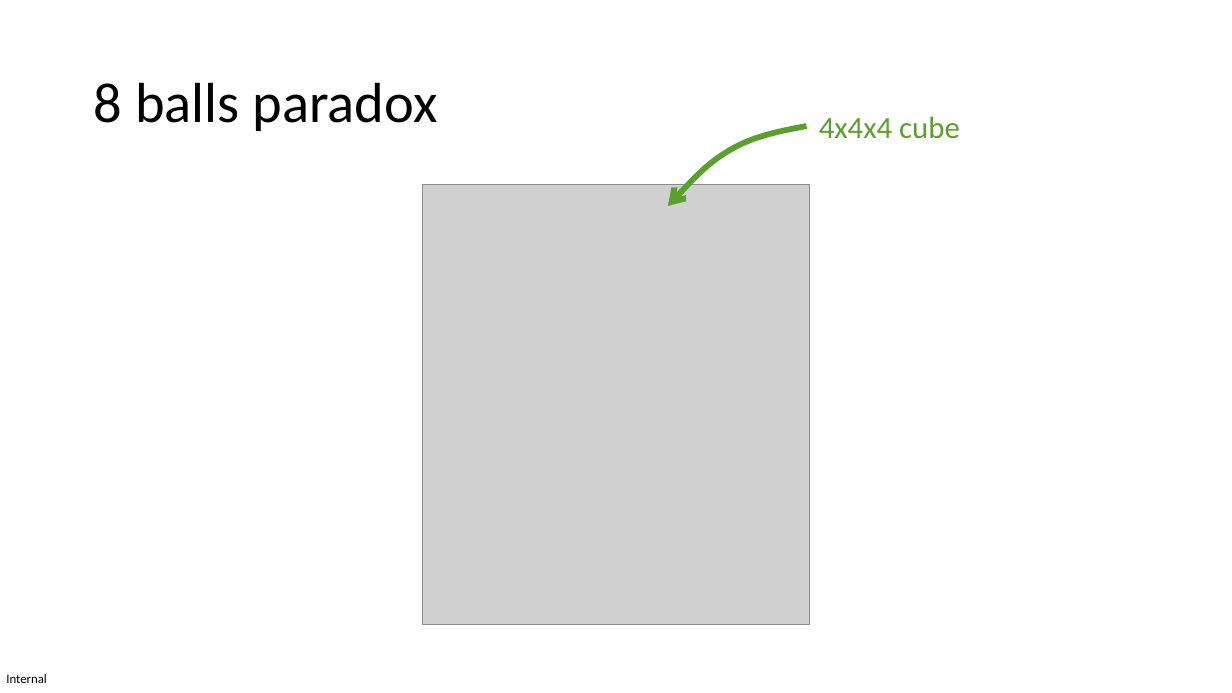
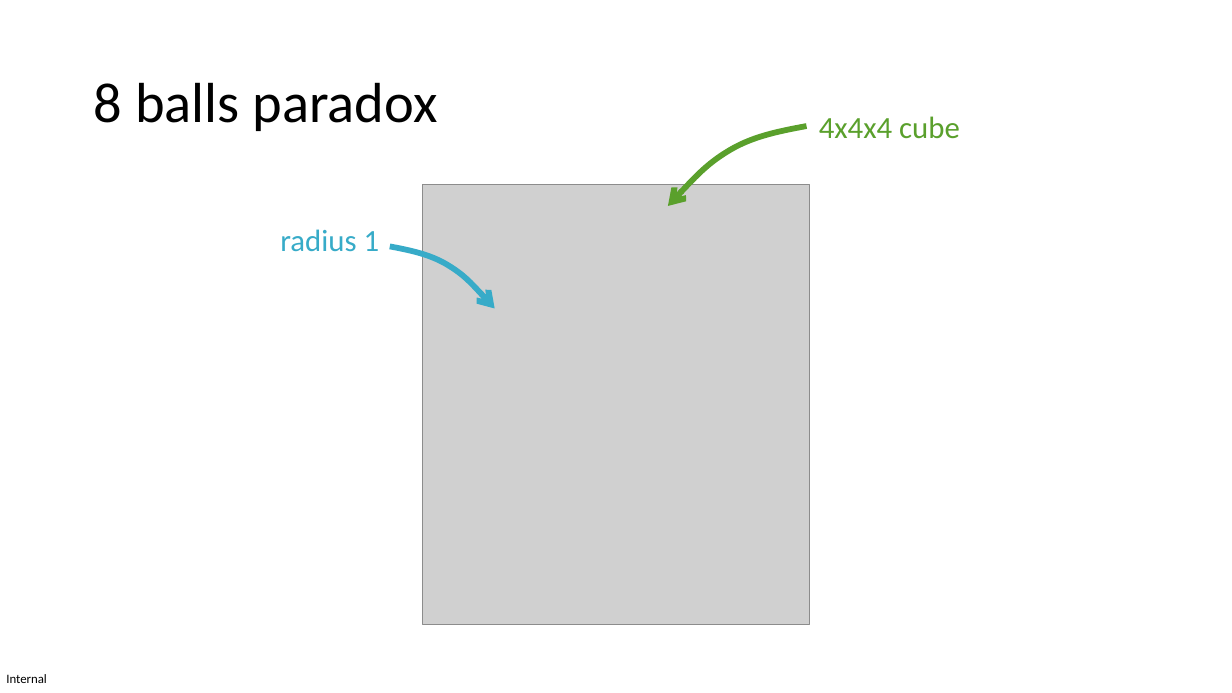
Before and after one commit to MICS-Lab/XmasPresentation2023PRFD, a slide deck: slide 17 of slides_x_mas_2023.pptx. Drawn at 1232x693 pixels with LibreOffice and Linux fonts; fonts in the diff are those of the drawing; grey boxes stand for pictures. Boxes give left, top, right and bottom in pixels: in the first picture for what was removed or moved away, otherwise in the second. Text is boxed around its words. In the diff, an @@ line names an element or a change of style, - is before the commit and + after.

Commit message:
8 balls paradox: spheres arrow

```diff
--- a/slides_x_mas_2023.pptx
+++ b/slides_x_mas_2023.pptx
@@ text added at (x1=280, y1=229, x2=380, y2=252), 24 pt, text #37ABC8 @@
+radius 1
@@ freeform shape added at (x1=390, y1=247, x2=495, y2=309), outline #37ABC8 4.5 pt @@
```
Also in this commit, not shown: 3 other slides changed.
